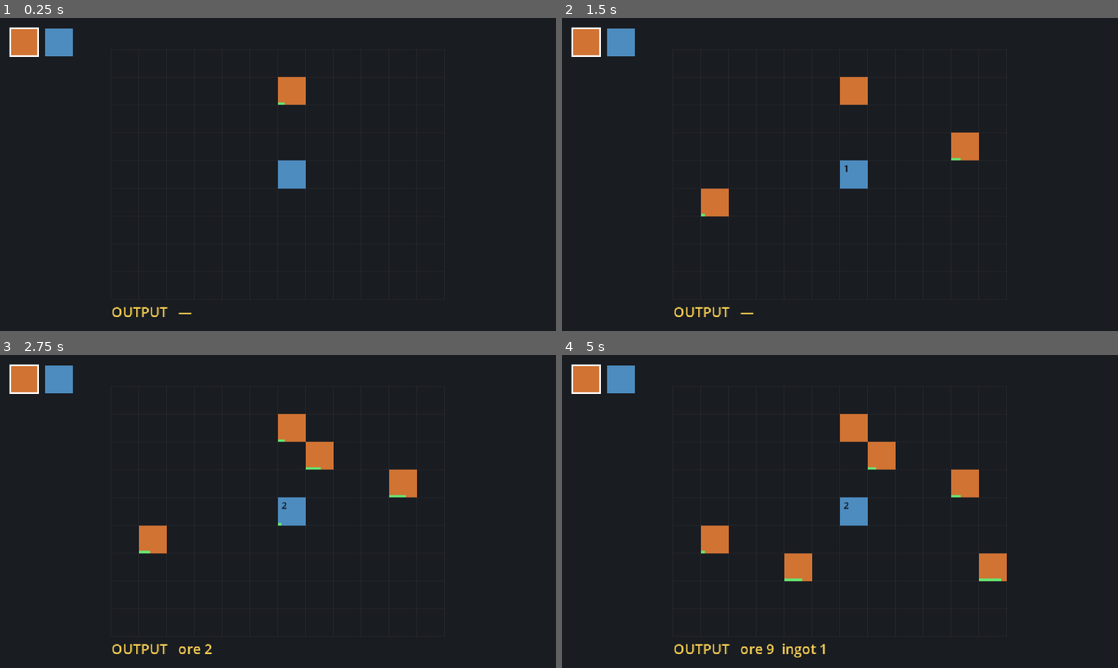
Above: before the commit, frames 1-4 (two rows, left to right).
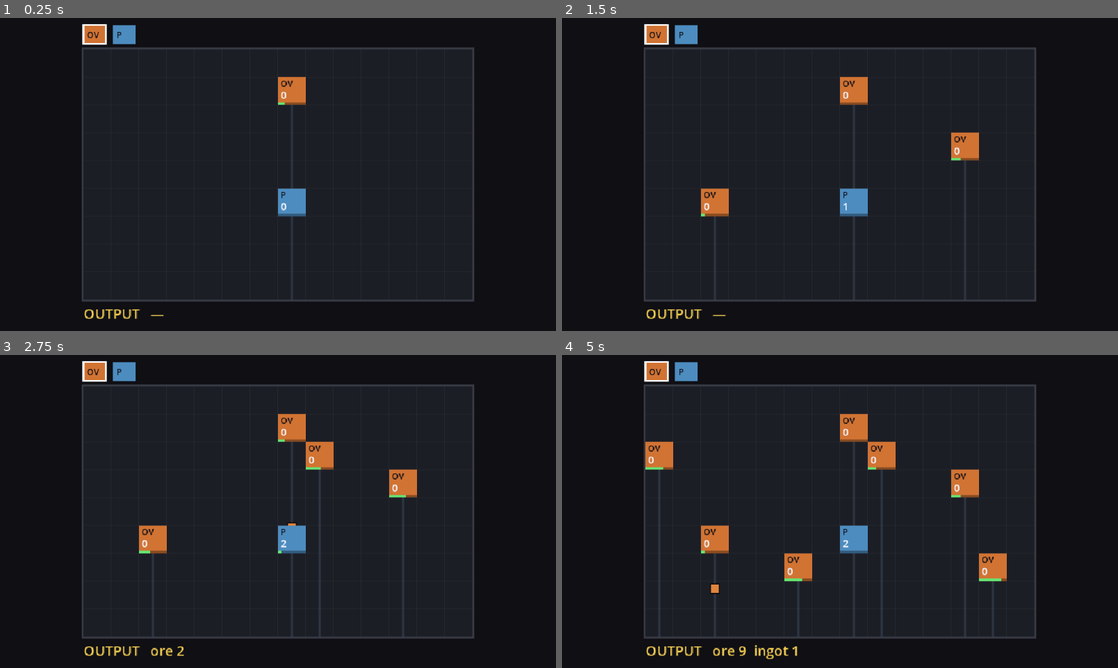
Above: after the commit, the same moments.

Repository: teohondascully/sinkforge
Game: Godot game, scene res://scenes/main.tscn
The game is run twice, just before and just after one commit, with the same random seed, the same clock (stepped at 60 frames per second) and the same inputs.
Inputs (mouse positions are in pixels of both pictures, inside the frame that each line leads up to):
- Up to frame 1 (0.25 s): no input
- Up to frame 2 (1.5 s): tap Enter at 0.5 s; move the mouse to (962, 158) at 0.52 s; click (962, 158) at 0.67 s; tap Space at 0.77, 1.25 s; drag from (728, 190) to (812, 237) at 1.27 s
- Up to frame 3 (2.75 s): tap Enter at 2 s; move the mouse to (333, 442) at 2.02 s; click (333, 442) at 2.17 s
- Up to frame 4 (5 s): drag from (812, 574) to (673, 464) at 2.77 s; move the mouse to (1006, 558) at 3.52 s; click (1006, 558) at 3.67 s; tap Space at 3.77, 4.25 s; drag from (673, 464) to (756, 433) at 4.27 s

The runs differ from the first frame. In frame 1, 3.9% of the frame differs, in the area x 1-86%, y 2-97%; in frame 2, 4.3%; in frame 3, 4.6%; in frame 4, 5.7%, in the area x 1-86%, y 2-98%.

Commit message:
feat(view): cosmetic falling-item cascade + legibility + visual-critique harness layer
- sim: flow_events write-only cosmetic channel (sim never reads it back); grid 14x9
- view: pooled plain-data falling sprites (no Node per item) driven by flow_events,
 t^2 gravity ease, despawn on land; drop-path guide lines; enlarged framed shaft;
 always-on type tag + held count; progress-bar track
- harness: NEW layer 4b visual-critique (fresh-eyes agent reviews screenshot as a player) —
 caught the glitchy-item + unconnected-machines reads this slice; logged in HARNESS.md
- tools/capture.gd: waits for an item mid-fall before snapping; history/ visual changelog
- verified: code-review PASS (boundary/determinism/conservation clean); visual-critique
 findings triaged + fixed

Diff:
--- a/scenes/main.gd
+++ b/scenes/main.gd
@@ -3,20 +3,21 @@
 
 ## Representation + input layer for Prototype 1. OWNS a FactorySim (game-session-owns-sim rule,
 ## see docs/RISKS.md), advances it, draws it, and translates mouse/keys into sim placement ops.
-## It only READS sim production state — it never writes buffers/progress/sink. Placement goes
-## through the sim's public place/remove API. Delete this node and the numbers are unchanged.
+## It only READS sim production state — never writes buffers/progress/sink. Placement goes
+## through the sim's public API. Falling-item sprites are PURELY COSMETIC: spawned from the
+## sim's flow-event log and animated here; they never feed back into production. Delete this
+## node and the numbers are identical.
 ##
 ## `sim` is exposed read-only for tests/tools. Only this node advances it.
 ##
 ## DESIGN-OPEN (presentation/controls, NOT canon — collect into PLAYTEST_NOTES when playable):
-##  - Grid: 12x9, centred, faint lines. Size/visibility/"dug earth vs blueprint" all open.
-##  - Build UX: click palette swatch to select, left-click places, right-click removes,
-##    space pauses. Drag-place, hotkeys, ghost-preview, etc. all undecided.
-##  - Camera: fixed, no pan/zoom. Visual language: placeholder rects + counts; no falling-item
-##    sprites yet (next slice). Colours arbitrary.
+##  - Shaft framing (rock walls vs blueprint), grid size 14x9, colours, the falling-item look,
+##    fall speed/easing, build UX (click-select + click-place, right-click remove, space pause),
+##    fixed camera/no-zoom: ALL placeholder and undecided.
 
 const CANVAS := Vector2(640, 360)
 const CELL: int = 32
+const FALL_DURATION: float = 0.30
 
 var sim: FactorySim
 var _font: Font = ThemeDB.fallback_font
@@ -24,12 +25,13 @@
 var _palette: Array[Dictionary] = []
 var _selected_def: MachineDef
 var _paused: bool = false
+## Cosmetic falling sprites: {from: Vector2, to: Vector2, t: float, color: Color}.
+var _falling: Array[Dictionary] = []
 
 
 func _ready() -> void:
-	_origin = Vector2(
-		(CANVAS.x - float(FactorySim.GRID_COLS * CELL)) * 0.5,
-		(CANVAS.y - float(FactorySim.GRID_ROWS * CELL)) * 0.5)
+	# Centre the shaft horizontally; leave a top strip for the palette and a bottom strip for OUTPUT.
+	_origin = Vector2((CANVAS.x - float(FactorySim.GRID_COLS * CELL)) * 0.5, 36.0)
 	sim = FactorySim.new()
 	var vent: MachineDef = load("res://src/data/machines/ore_vent.tres")
 	var processor: MachineDef = load("res://src/data/machines/processor.tres")
@@ -38,14 +40,16 @@
 		{"def": processor, "color": Color(0.30, 0.55, 0.75)},
 	]
 	_selected_def = vent
-	# Initial demo placement so there is something running on open (provisional).
-	sim.place_machine(vent, Vector2i(6, 1))
-	sim.place_machine(processor, Vector2i(6, 4))
+	# Initial demo placement so there is a running cascade on open (provisional).
+	sim.place_machine(vent, Vector2i(7, 1))
+	sim.place_machine(processor, Vector2i(7, 5))
 
 
 func _process(delta: float) -> void:
 	if not _paused:
 		sim.advance(delta)
+		_spawn_falling_from_events()
+		_advance_falling(delta)
 	queue_redraw()
 
 
@@ -76,30 +80,84 @@
 		queue_redraw()
 
 
+# --- cosmetic falling items (driven by the sim, never feeding back) -----------
+
+func _spawn_falling_from_events() -> void:
+	for ev: Dictionary in sim.flow_events:
+		var from: Vector2 = _cell_center(ev["from"])
+		var to: Vector2 = _cell_center(ev["to"])
+		var color: Color = _item_color(ev["item"])
+		var count: int = int(ev["count"])
+		for i: int in count:
+			var jitter := Vector2((float(i) - float(count - 1) * 0.5) * 4.0, 0.0)
+			_falling.append({"from": from + jitter, "to": to + jitter, "t": 0.0, "color": color})
+	sim.flow_events.clear()
+
+
+func _advance_falling(delta: float) -> void:
+	var keep: Array[Dictionary] = []
+	for f: Dictionary in _falling:
+		var t: float = float(f["t"]) + delta / FALL_DURATION
+		if t < 1.0:
+			f["t"] = t
+			keep.append(f)
+	_falling = keep
+
+
 # --- drawing -----------------------------------------------------------------
 
 func _draw() -> void:
-	draw_rect(Rect2(Vector2.ZERO, CANVAS), Color(0.10, 0.11, 0.13))
-	_draw_grid()
+	draw_rect(Rect2(Vector2.ZERO, CANVAS), Color(0.06, 0.06, 0.08))  # surrounding rock
+	var shaft := Rect2(_origin, Vector2(FactorySim.GRID_COLS * CELL, FactorySim.GRID_ROWS * CELL))
+	draw_rect(shaft, Color(0.11, 0.12, 0.15))                        # the excavated shaft
+	_draw_grid(shaft)
+	draw_rect(shaft.grow(1.0), Color(0.22, 0.23, 0.27), false, 2.0)  # shaft frame
+	_draw_drop_paths()
+	_draw_falling()
 	for machine: MachineState in sim.machines:
 		_draw_machine(machine)
 	_draw_output()
 	_draw_palette()
 	if _paused:
-		draw_string(_font, Vector2(_origin.x, 22), "PAUSED  (space)",
+		draw_string(_font, Vector2(_origin.x, 24), "PAUSED  (space)",
 			HORIZONTAL_ALIGNMENT_LEFT, -1, 13, Color(0.95, 0.72, 0.30))
 
 
-func _draw_grid() -> void:
-	var line_col := Color(1, 1, 1, 0.06)
-	var w: float = float(FactorySim.GRID_COLS * CELL)
-	var h: float = float(FactorySim.GRID_ROWS * CELL)
+func _draw_grid(shaft: Rect2) -> void:
+	var line_col := Color(1, 1, 1, 0.05)
 	for c: int in FactorySim.GRID_COLS + 1:
 		var x: float = _origin.x + float(c * CELL)
-		draw_line(Vector2(x, _origin.y), Vector2(x, _origin.y + h), line_col)
+		draw_line(Vector2(x, shaft.position.y), Vector2(x, shaft.end.y), line_col)
 	for r: int in FactorySim.GRID_ROWS + 1:
 		var y: float = _origin.y + float(r * CELL)
-		draw_line(Vector2(_origin.x, y), Vector2(_origin.x + w, y), line_col)
+		draw_line(Vector2(shaft.position.x, y), Vector2(shaft.end.x, y), line_col)
+
+
+## Faint guide line from each machine straight down its column to where its output lands
+## (the next machine, or the shaft floor) — makes the gravity flow path legible at a glance.
+func _draw_drop_paths() -> void:
+	for machine: MachineState in sim.machines:
+		var x: float = _origin.x + float(machine.cell.x * CELL) + float(CELL) * 0.5
+		var y0: float = _origin.y + float(machine.cell.y * CELL) + float(CELL)
+		draw_line(Vector2(x, y0), Vector2(x, _landing_y(machine)), Color(0.45, 0.55, 0.68, 0.20), 2.0)
+
+
+func _landing_y(machine: MachineState) -> float:
+	for row: int in range(machine.cell.y + 1, FactorySim.GRID_ROWS):
+		if sim.machine_at(Vector2i(machine.cell.x, row)) != null:
+			return _origin.y + float(row * CELL)
+	return _origin.y + float(FactorySim.GRID_ROWS * CELL)
+
+
+func _draw_falling() -> void:
+	for f: Dictionary in _falling:
+		var from: Vector2 = f["from"]
+		var to: Vector2 = f["to"]
+		var t: float = clampf(float(f["t"]), 0.0, 1.0)
+		var p: Vector2 = from.lerp(to, t * t)  # t^2 = accelerating under gravity
+		# Dark outline + colored core so a falling item reads as a distinct token.
+		draw_rect(Rect2(p - Vector2(6, 6), Vector2(12, 12)), Color(0.05, 0.05, 0.07))
+		draw_rect(Rect2(p - Vector2(4.5, 4.5), Vector2(9, 9)), f["color"])
 
 
 func _draw_machine(machine: MachineState) -> void:
@@ -108,20 +166,22 @@
 	var is_source: bool = recipe != null and recipe.inputs.is_empty()
 	draw_rect(Rect2(pos, Vector2(CELL, CELL)),
 		Color(0.82, 0.45, 0.20) if is_source else Color(0.30, 0.55, 0.75))
+	# Type tag (top) so stacked machines are distinguishable at a glance.
+	draw_string(_font, Vector2(pos.x + 3, pos.y + 11), _tag(machine.def.display_name),
+		HORIZONTAL_ALIGNMENT_LEFT, -1, 10, Color(0.06, 0.06, 0.09))
+	# Held items (input + output) — ALWAYS shown, even 0, so the readout never disappears.
+	draw_string(_font, Vector2(pos.x + 3, pos.y + 25), str(_held(machine)),
+		HORIZONTAL_ALIGNMENT_LEFT, -1, 12, Color(0.96, 0.96, 0.99))
+	# Progress bar (track + fill) so 0% reads as an empty bar, not a glitchy nub.
 	if recipe != null and recipe.time > 0.0:
+		var bar_y: float = pos.y + float(CELL) - 3.0
+		draw_rect(Rect2(pos.x, bar_y, float(CELL), 3.0), Color(0.0, 0.0, 0.0, 0.35))
 		var frac: float = clampf(machine.progress / recipe.time, 0.0, 1.0)
-		draw_rect(Rect2(pos.x, pos.y + float(CELL) - 3.0, float(CELL) * frac, 3.0),
-			Color(0.40, 0.90, 0.45))
-	var held: int = 0
-	for v: int in machine.input_buffer.values():
-		held += v
-	if held > 0:
-		draw_string(_font, Vector2(pos.x + 4, pos.y + 13), str(held),
-			HORIZONTAL_ALIGNMENT_LEFT, -1, 11, Color(0.05, 0.05, 0.08))
+		draw_rect(Rect2(pos.x, bar_y, float(CELL) * frac, 3.0), Color(0.40, 0.90, 0.45))
 
 
 func _draw_output() -> void:
-	var y: float = _origin.y + float(FactorySim.GRID_ROWS * CELL) + 20.0
+	var y: float = _origin.y + float(FactorySim.GRID_ROWS * CELL) + 22.0
 	draw_string(_font, Vector2(_origin.x, y), "OUTPUT   %s" % _buf(sim.sink),
 		HORIZONTAL_ALIGNMENT_LEFT, -1, 16, Color(0.95, 0.80, 0.32))
 
@@ -131,6 +191,8 @@
 		var entry: Dictionary = _palette[i]
 		var r: Rect2 = _palette_rect(i)
 		draw_rect(r, entry["color"])
+		draw_string(_font, Vector2(r.position.x + 4, r.position.y + 15),
+			_tag(entry["def"].display_name), HORIZONTAL_ALIGNMENT_LEFT, -1, 10, Color(0.06, 0.06, 0.09))
 		if entry["def"] == _selected_def:
 			draw_rect(r, Color.WHITE, false, 2.0)
 
@@ -138,11 +200,40 @@
 # --- helpers -----------------------------------------------------------------
 
 func _palette_rect(i: int) -> Rect2:
-	return Rect2(12.0 + float(i) * 40.0, 12.0, 32.0, 32.0)
+	return Rect2(_origin.x + float(i) * 34.0, 8.0, 26.0, 22.0)
 
 
 func _cell_from_pixel(p: Vector2) -> Vector2i:
 	return Vector2i(floori((p.x - _origin.x) / float(CELL)), floori((p.y - _origin.y) / float(CELL)))
+
+
+func _cell_center(cell: Vector2i) -> Vector2:
+	return _origin + Vector2(cell) * float(CELL) + Vector2(CELL, CELL) * 0.5
+
+
+func _item_color(item: StringName) -> Color:
+	if item == &"ore":
+		return Color(0.88, 0.52, 0.24)
+	if item == &"ingot":
+		return Color(0.97, 0.85, 0.42)
+	return Color.WHITE
+
+
+func _tag(display_name: String) -> String:
+	var t: String = ""
+	for word: String in display_name.split(" ", false):
+		if not word.is_empty():
+			t += word[0]
+	return t.to_upper()
+
+
+func _held(machine: MachineState) -> int:
+	var n: int = 0
+	for v: int in machine.input_buffer.values():
+		n += v
+	for v: int in machine.output_buffer.values():
+		n += v
+	return n
 
 
 func _buf(d: Dictionary) -> String:
--- a/src/core/factory_sim.gd
+++ b/src/core/factory_sim.gd
@@ -12,7 +12,7 @@
 
 const TICKS_PER_SECOND: int = 20
 const SECONDS_PER_TICK: float = 1.0 / float(TICKS_PER_SECOND)
-const GRID_COLS: int = 12
+const GRID_COLS: int = 14
 const GRID_ROWS: int = 9
 
 ## cell (Vector2i) -> MachineState. Authoritative placement + flow topology.
@@ -25,6 +25,10 @@
 ## machine is removed mid-run; removing a machine intentionally discards its buffered items).
 var total_produced: Dictionary = {}
 var total_consumed: Dictionary = {}
+## Cosmetic output channel: item movements logged during _flow, for the view to animate as
+## falling sprites. The sim NEVER reads this back — clearing it changes no production. The
+## representation layer drains it each frame. Each entry: {item, from: Vector2i, to: Vector2i, count}.
+var flow_events: Array[Dictionary] = []
 
 var _tick_accumulator: float = 0.0
 
@@ -109,18 +113,27 @@
 	for machine: MachineState in machines:
 		if machine.output_buffer.is_empty():
 			continue
-		var target: Dictionary = _target_below(machine)
+		var below: MachineState = _machine_below(machine)
+		var to_cell: Vector2i
+		var target: Dictionary
+		if below != null:
+			to_cell = below.cell
+			target = below.input_buffer
+		else:
+			to_cell = Vector2i(machine.cell.x, GRID_ROWS)  # falls past the bottom into the sink
+			target = sink
 		for item: StringName in machine.output_buffer:
-			target[item] = int(target.get(item, 0)) + int(machine.output_buffer[item])
+			var count: int = int(machine.output_buffer[item])
+			target[item] = int(target.get(item, 0)) + count
+			flow_events.append({"item": item, "from": machine.cell, "to": to_cell, "count": count})
 		machine.output_buffer.clear()
 
 
-## The input buffer of the next machine straight below this one, or the sink if the column is
-## clear all the way down.
-func _target_below(machine: MachineState) -> Dictionary:
+## The next machine straight down this one's column, or null if the column is clear to the bottom.
+func _machine_below(machine: MachineState) -> MachineState:
 	var col: int = machine.cell.x
 	for row: int in range(machine.cell.y + 1, GRID_ROWS):
 		var below: MachineState = grid.get(Vector2i(col, row), null)
 		if below != null:
-			return below.input_buffer
-	return sink
+			return below
+	return null
